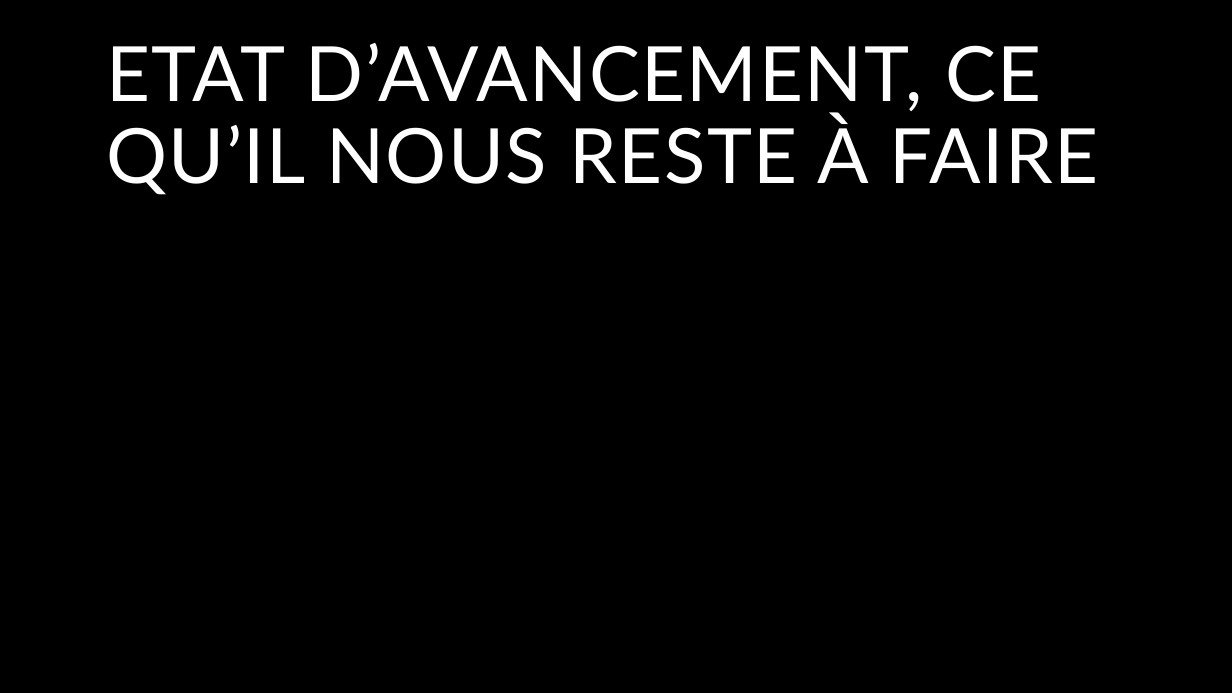
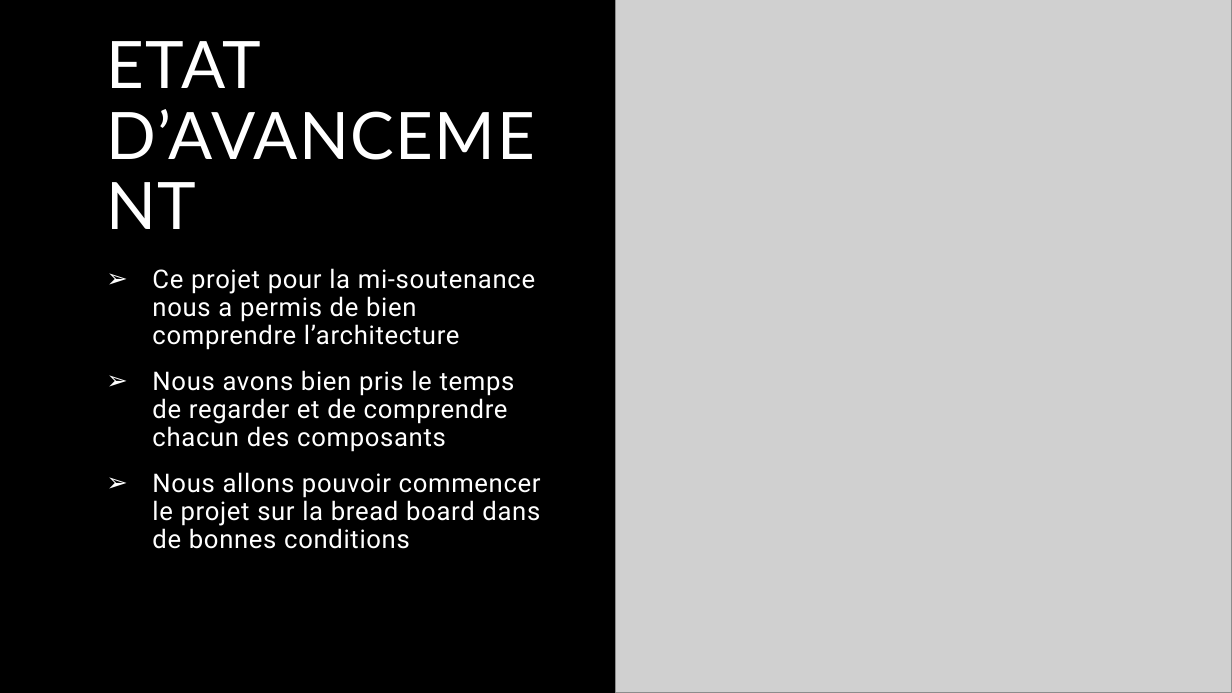
Before and after one commit to zozoladeb/elec, a slide deck: slide 11 of Présentation électronique.pptx. Drawn at 1232x693 pixels with LibreOffice and Linux fonts; fonts in the diff are those of the drawing; grey boxes stand for pictures. Boxes give left, top, right and bottom in pixels: in the first picture for what was removed or moved away, otherwise in the second. Text is boxed around its words. In the diff, an @@ line names an element or a change of style, - is before the commit and + after.

Commit message:
MI SOUTENANCE

```diff
--- a/Présentation électronique.pptx
+++ b/Présentation électronique.pptx
@@ rectangle added at box(0, 0, 1232, 229), fill #FFFFFF @@
@@ rectangle added at box(0, 0, 1232, 693), fill #000000 @@
@@ rectangle added at box(0, 0, 616, 693), fill #000000 @@
@@ picture added at box(616, 0, 1232, 693) @@
@@ title at box(106, 41, 535, 160): text changed; size 59.4 to 51 pt @@
-ETAT D’AVANCEMENT, CE QU’IL NOUS RESTE À FAIRE
+ETAT D’AVANCEMENT
@@ text added at box(152, 268, 541, 549), 20 pt, text #FFFFFF @@
+➢ Ce projet pour la mi-soutenance nous a permis de bien comprendre l’architecture
+➢ Nous avons bien pris le temps de regarder et de comprendre chacun des composants
+➢ Nous allons pouvoir commencer le projet sur la bread board dans de bonnes conditions
```
Also in this commit, not shown: 6 other slides changed, 1 other file.
